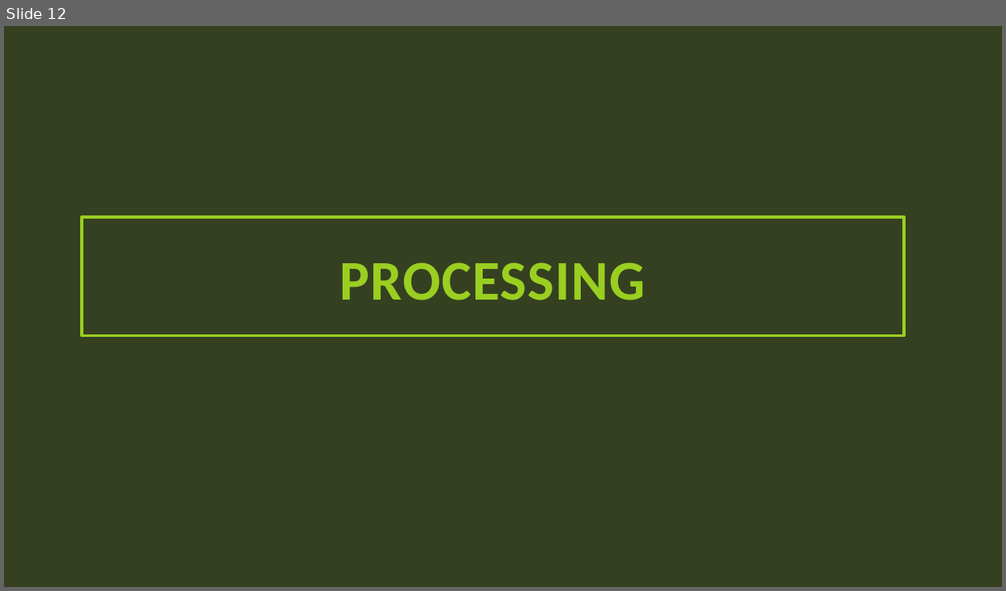
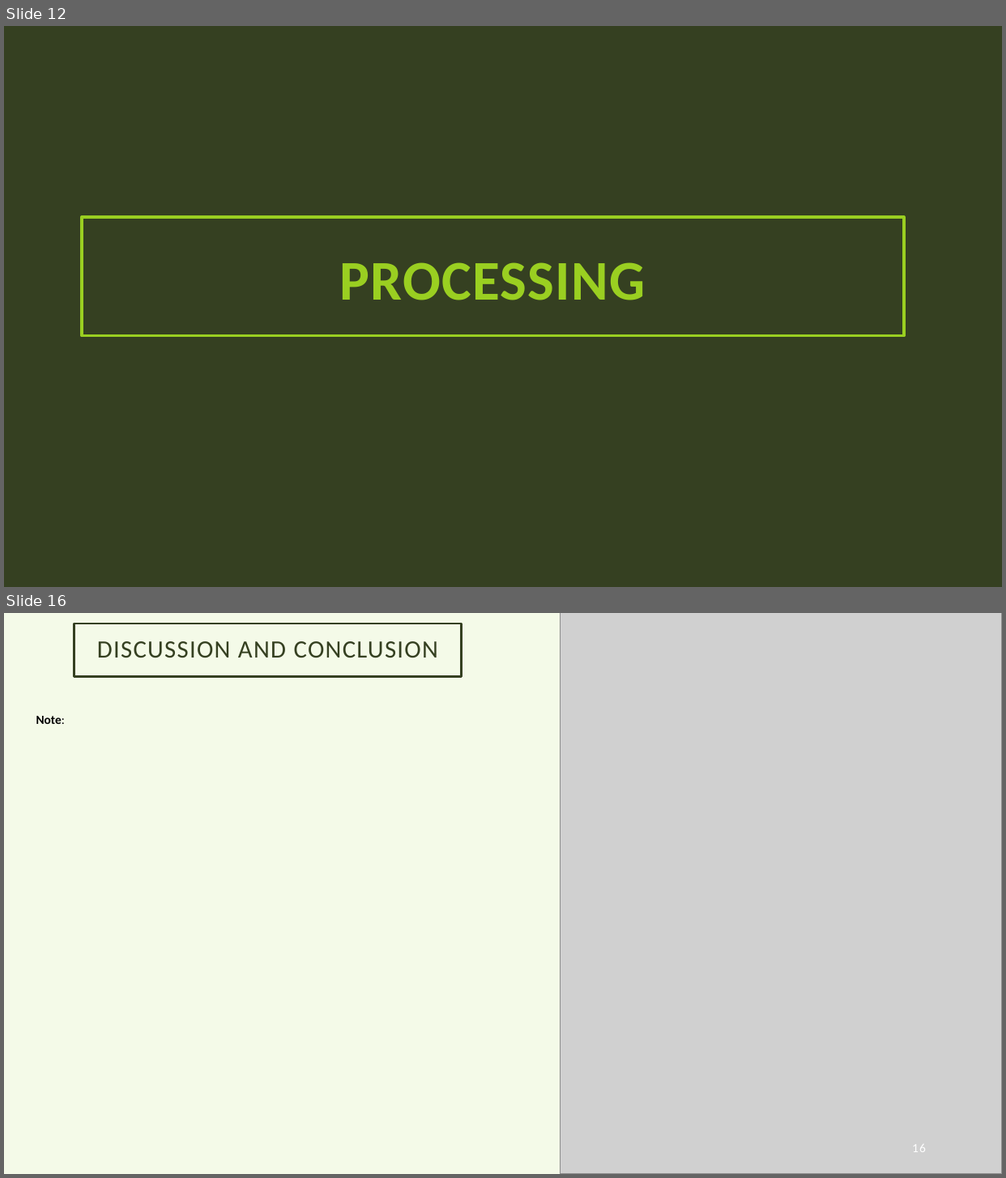
Before and after one commit to HeinoPortfolio/MS_Comp_Sci, a slide deck: 3 Data Visualization/Assignment Files/Final Project/Final Project Files Good Copies/Matthew Heino DSCI 605 Final Report.pptx. Shown one above the other, each under a label of ours: slide 12 before the commit, slides 12 and 16 after it; the slides between them are not shown. The pictures are 1006x591 and 1006x1178 pixels, drawn with LibreOffice and Linux fonts; fonts in the diff are those of the drawing; grey boxes stand for pictures; background and template pictures are left out. Boxes give left, top, right and bottom in pixels: in the first picture for what was removed or moved away, otherwise in the second. Text is boxed around its words. In the diff, an @@ line names an element or a change of style, - is before the commit and + after.

```diff
--- a/3 Data Visualization/Assignment Files/Final Project/Final Project Files Good Copies/Matthew Heino DSCI 605 Final Report.pptx
+++ b/3 Data Visualization/Assignment Files/Final Project/Final Project Files Good Copies/Matthew Heino DSCI 605 Final Report.pptx
@@ slide 16 added at (4, 613, 1002, 1174), background #9ACF21 at 10% opacity @@
@@ title added at (74, 624, 462, 677), outline #364021 2.25 pt, 24 pt, text #364021 @@
+DISCUSSION AND CONCLUSION
@@ picture added at (560, 613, 1002, 1174) @@
@@ text added at (36, 716, 65, 724), 12 pt, text #000000, bold @@
+Note:
@@ page number added at (912, 1144, 926, 1152), 12 pt, text #FFFFFF @@
+16
```
Also in this commit, not shown: 7 slides changed, 5 other slides added, 1 slide removed.
